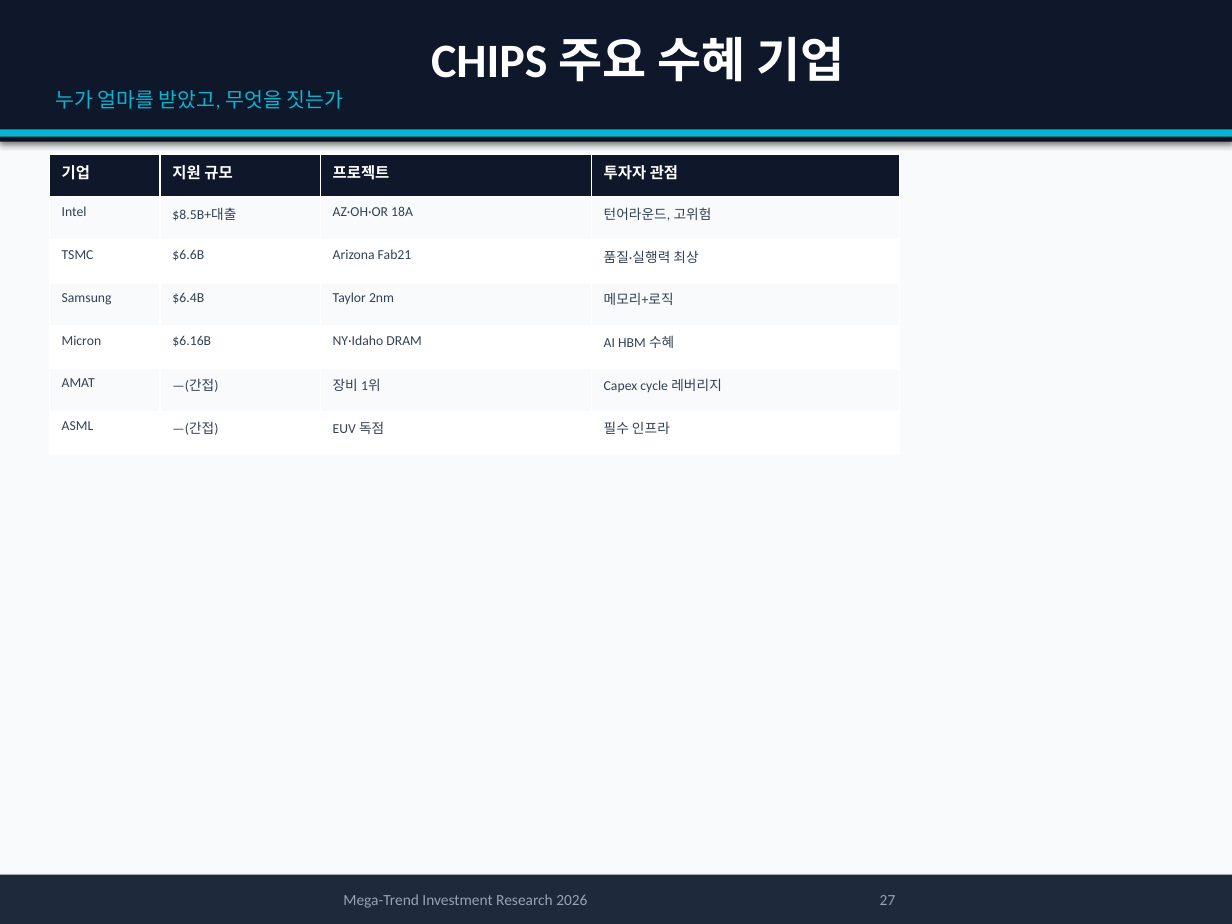
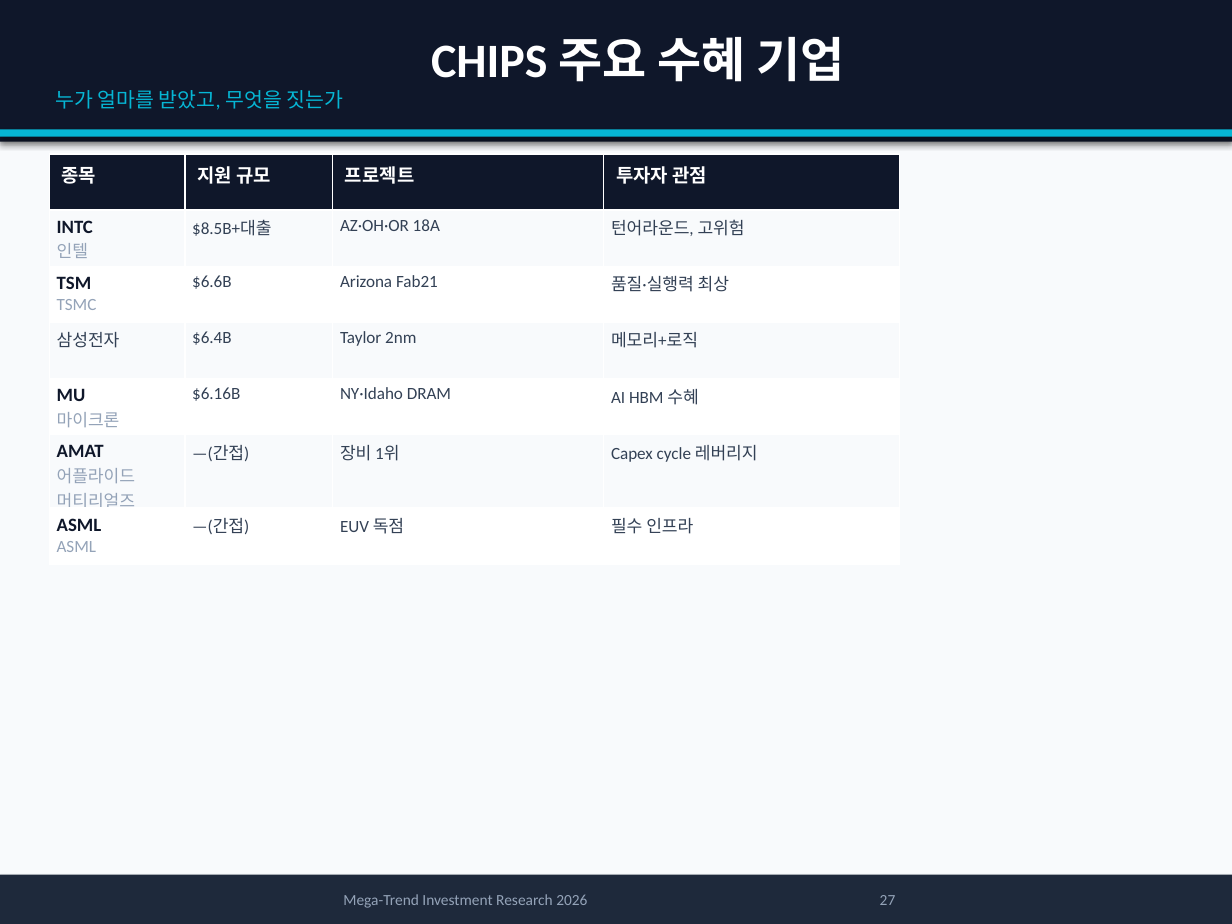
Before and after one commit to yskkkk/Stock, a slide deck: slide 27 of reports/megatrend-investment-report-2026.pptx. Drawn at 1232x924 pixels with LibreOffice and Linux fonts; fonts in the diff are those of the drawing. Boxes give left, top, right and bottom in pixels: in the first picture for what was removed or moved away, otherwise in the second. Text is boxed around its words. In the diff, an @@ line names an element or a change of style, - is before the commit and + after.

```diff
--- a/reports/megatrend-investment-report-2026.pptx
+++ b/reports/megatrend-investment-report-2026.pptx
@@ table at (x1=49, y1=154, x2=899, y2=556) @@
-row 1, column 1: 기업
+row 1, column 1: 종목
-row 2, column 1: Intel
+row 2, column 1: INTC / 인텔
-row 3, column 1: TSMC
+row 3, column 1: TSM / TSMC
-row 4, column 1: Samsung
+row 4, column 1: 삼성전자
-row 5, column 1: Micron
+row 5, column 1: MU / 마이크론
-row 6, column 1: AMAT
+row 6, column 1: AMAT / 어플라이드 머티리얼즈
-row 7, column 1: ASML
+row 7, column 1: ASML / ASML
@@ size 9 to 11 pt in "지원 규모", "프로젝트", "투자자 관점" @@
@@ size 8 to 10 pt in "$8.5B+대출", "AZ·OH·OR 18A", "턴어라운드, 고위험", "$6.6B" and 14 more places @@
```
Also in this commit, not shown: 30 other slides changed, 1 other file.
